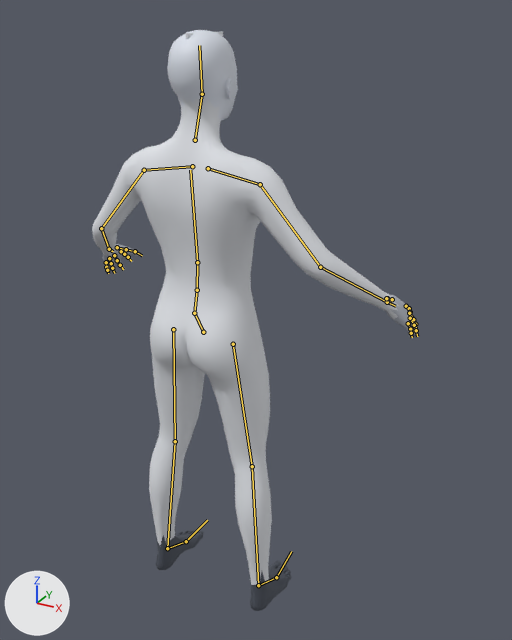
An edit to the glTF model art/chars/dispatcher.glb, drawn before and after from the same camera.
Before and after are seen from a 50 mm lens placed at (1.069, -1.604, 1.866), pointed at (0.077, 0.199, 0.965). The axes (+X, +Y, +Z) are drawn at lower left. The lights are the same throughout. The first picture is the older version. The bones that change, and the others that lie on the model, are drawn over the model as lines.

Names of what the first picture shows: 'arms', 'body', 'head'.
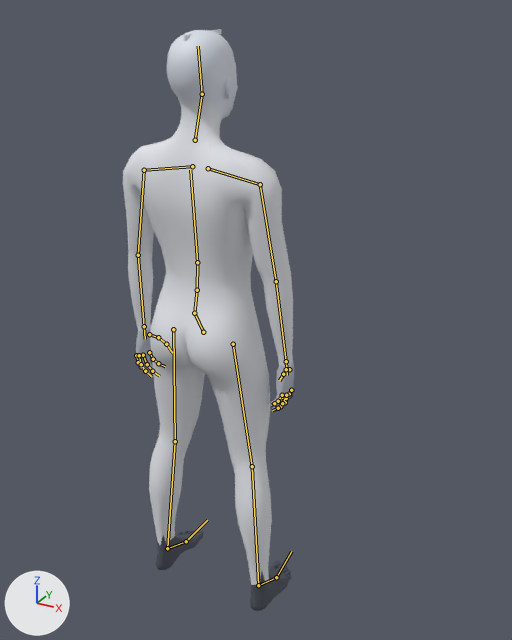
The newer file adds an action. The first version stands in its rest pose; the second is drawn at frame 8 of the action 'hit'.

Pixel boxes [x1, y1, x2, y2] of what changed, in the pictures (512 x 640 px):
'body', posed: before [126, 129, 291, 611]; after [127, 133, 291, 611]
'arms', posed (48% narrower, 39% taller): before [92, 145, 419, 339]; after [123, 142, 294, 412]
'head', posed: before [164, 30, 238, 151]; after [161, 29, 238, 150]
bone 'upperarm_l', root to tip: before (144, 170) to (101, 228); after (144, 170) to (138, 255)
bone 'lowerarm_l', root to tip: before (101, 228) to (109, 249); after (138, 255) to (144, 326)
bone 'hand_l', root to tip: before (109, 249) to (113, 251); after (144, 326) to (145, 339)
bone 'index_01_l', root to tip: before (121, 251) to (124, 254); after (149, 352) to (153, 359)
bone 'index_02_l', root to tip: before (124, 254) to (128, 257); after (153, 359) to (158, 363)
bone 'middle_01_l', root to tip: before (114, 255) to (117, 260); after (143, 355) to (147, 364)
bone 'middle_02_l', root to tip: before (117, 260) to (120, 265); after (147, 364) to (152, 371)
bone 'pinky_01_l', root to tip: before (106, 262) to (106, 267); after (136, 355) to (138, 362)
bone 'pinky_03_l', root to tip: before (107, 270) to (108, 273); after (141, 366) to (144, 370)
bone 'ring_01_l', root to tip: before (109, 258) to (111, 263); after (139, 355) to (141, 364)
bone 'ring_02_l', root to tip: before (111, 263) to (112, 268); after (141, 364) to (145, 371)
bone 'upperarm_r', root to tip: before (260, 184) to (320, 267); after (260, 184) to (276, 281)
bone 'lowerarm_r', root to tip: before (320, 267) to (387, 302); after (276, 281) to (286, 361)
bone 'hand_r', root to tip: before (387, 302) to (395, 306); after (286, 361) to (287, 375)
bone 'index_01_r', root to tip: before (406, 306) to (409, 308); after (291, 390) to (289, 395)
bone 'index_02_r', root to tip: before (409, 308) to (410, 312); after (289, 395) to (286, 398)
bone 'middle_01_r', root to tip: before (409, 313) to (413, 319); after (289, 394) to (285, 402)
bone 'middle_02_r', root to tip: before (413, 319) to (415, 324); after (285, 402) to (280, 406)
bone 'pinky_01_r', root to tip: before (408, 323) to (410, 329); after (282, 395) to (278, 401)
bone 'pinky_03_r', root to tip: before (411, 333) to (412, 337); after (274, 403) to (271, 405)
bone 'ring_01_r', root to tip: before (410, 318) to (414, 325); after (286, 395) to (282, 403)
bone 'ring_02_r', root to tip: before (414, 325) to (416, 330); after (282, 403) to (278, 408)
bone 'head', root to tip: before (202, 94) to (199, 45); after (202, 94) to (198, 46)

What the commit changed:
Bone 'upperarm_l' (bone_upperarm_l) turns from (0, 0, 0) to (-1, 0, -32) degrees about its own x, y and z.
Bone 'lowerarm_l' (bone_lowerarm_l) turns from (0, 0, 0) to (-37, -2, -5) degrees about its own x, y and z.
Bone 'hand_l' (bone_hand_l) turns from (0, 0, 0) to (-11, -1, -6) degrees about its own x, y and z.
Bone 'index_01_l' (bone_index_01_l) turns from (0, 0, 0) to (6, -1, 10) degrees about its own x, y and z.
Bone 'index_02_l' (bone_index_02_l) turns from (0, 0, 0) to (5, -1, 11) degrees about its own x, y and z.
Bone 'middle_01_l' (bone_middle_01_l) turns from (0, 0, 0) to (8, -1, 9) degrees about its own x, y and z.
Bone 'middle_02_l' (bone_middle_02_l) turns from (0, 0, 0) to (8, -1, 9) degrees about its own x, y and z.
Bone 'pinky_01_l' (bone_pinky_01_l) turns from (0, 0, 0) to (10, -1, 7) degrees about its own x, y and z.
Bone 'pinky_03_l' (bone_pinky_03_l) turns from (0, 0, 0) to (10, -1, 7) degrees about its own x, y and z.
Bone 'ring_01_l' (bone_ring_01_l) turns from (0, 0, 0) to (8, -1, 9) degrees about its own x, y and z.
Bone 'ring_02_l' (bone_ring_02_l) turns from (0, 0, 0) to (8, -1, 9) degrees about its own x, y and z.
Bone 'upperarm_r' (bone_upperarm_r) turns from (0, 0, 0) to (-1, 0, 32) degrees about its own x, y and z.
Bone 'lowerarm_r' (bone_lowerarm_r) turns from (0, 0, 0) to (-37, 2, 5) degrees about its own x, y and z.
Bone 'hand_r' (bone_hand_r) turns from (0, 0, 0) to (-11, 1, 6) degrees about its own x, y and z.
Bone 'index_01_r' (bone_index_01_r) turns from (0, 0, 0) to (6, 1, -10) degrees about its own x, y and z.
Bone 'index_02_r' (bone_index_02_r) turns from (0, 0, 0) to (5, 1, -11) degrees about its own x, y and z.
Bone 'middle_01_r' (bone_middle_01_r) turns from (0, 0, 0) to (8, 1, -9) degrees about its own x, y and z.
Bone 'middle_02_r' (bone_middle_02_r) turns from (0, 0, 0) to (8, 1, -9) degrees about its own x, y and z.
Bone 'pinky_01_r' (bone_pinky_01_r) turns from (0, 0, 0) to (10, 1, -7) degrees about its own x, y and z.
Bone 'pinky_03_r' (bone_pinky_03_r) turns from (0, 0, 0) to (10, 1, -7) degrees about its own x, y and z.
Bone 'ring_01_r' (bone_ring_01_r) turns from (0, 0, 0) to (8, 1, -9) degrees about its own x, y and z.
Bone 'ring_02_r' (bone_ring_02_r) turns from (0, 0, 0) to (8, 1, -9) degrees about its own x, y and z.
Bone 'head' (bone_head) turns from (0, 0, 0) to (-3, 0, 0) degrees about its own x, y and z.
